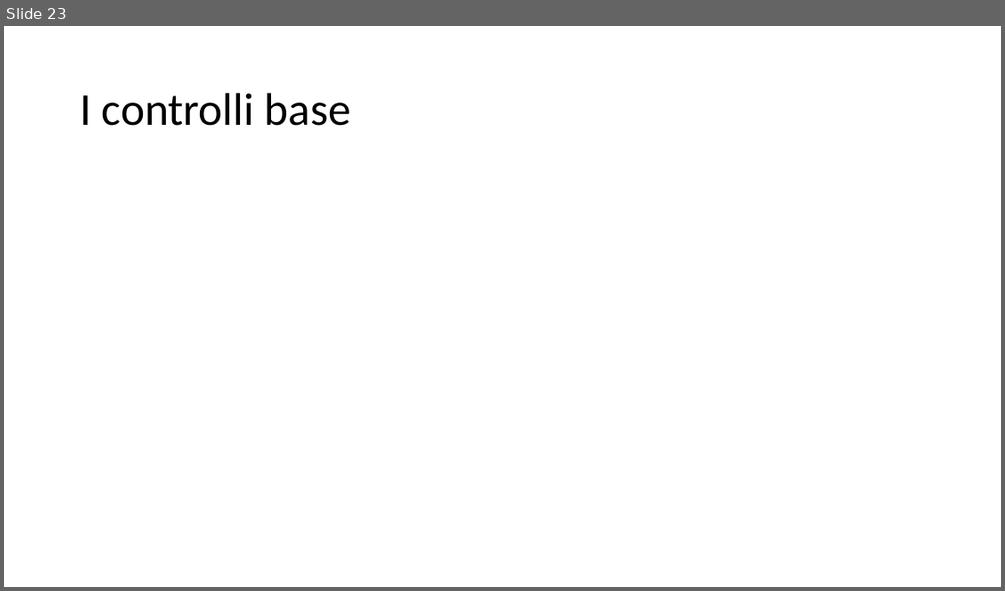
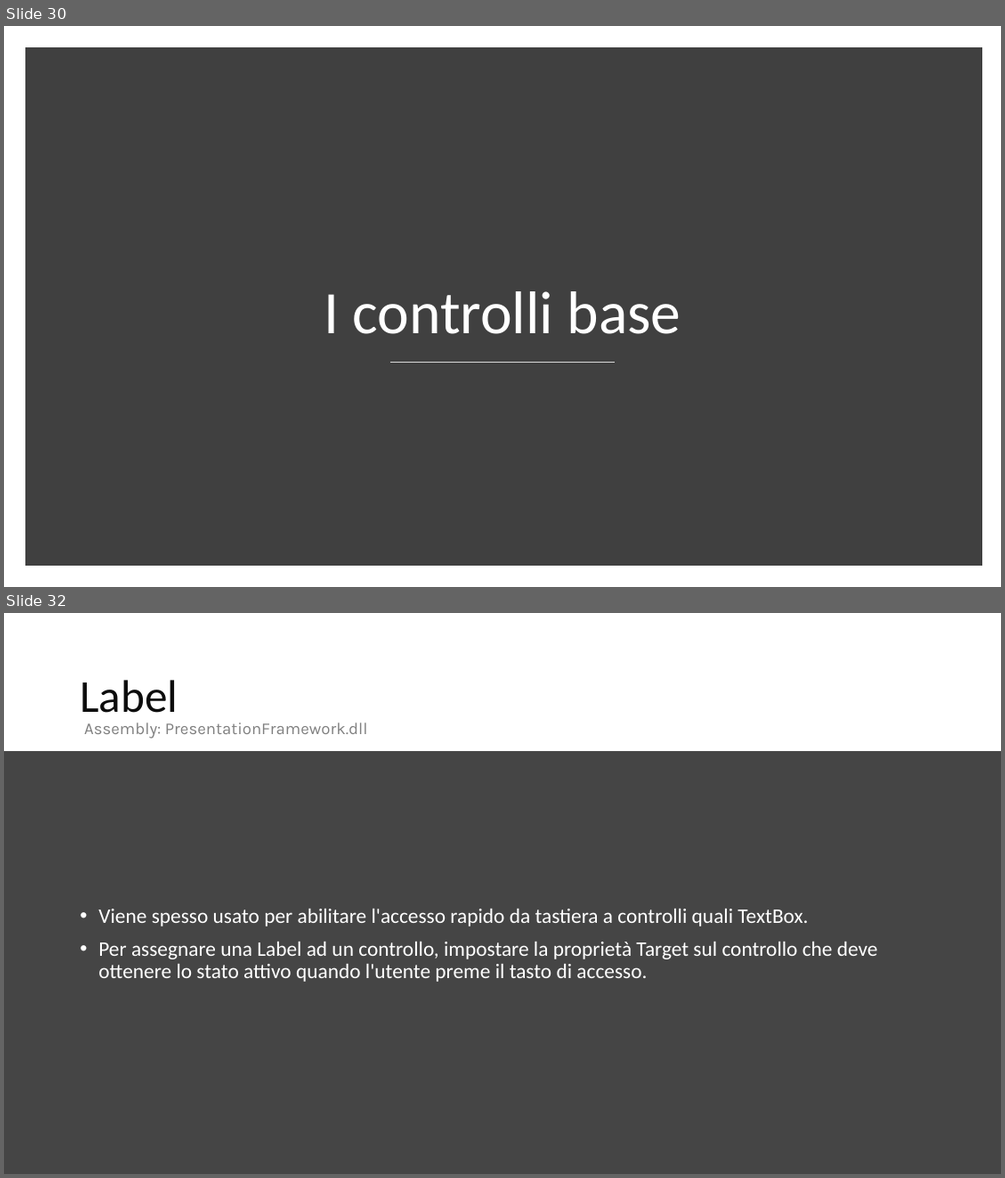
Before and after one commit to danieleromanazzi/wpf-tutorial, a slide deck: wpf-tutorial.pptx. Shown one above the other, each under a label of ours: slide 23 before the commit, slides 30 and 32 after it; the slides between them are not shown. The pictures are 1005x591 and 1005x1178 pixels, drawn with LibreOffice and Linux fonts; fonts in the diff are those of the drawing. Boxes give left, top, right and bottom in pixels: in the first picture for what was removed or moved away, otherwise in the second. Text is boxed around its words. In the diff, an @@ line names an element or a change of style, - is before the commit and + after.

```diff
--- a/wpf-tutorial.pptx
+++ b/wpf-tutorial.pptx
@@ slide 32 added at (4, 613, 1001, 1174), background #454545 @@
@@ rectangle added at (4, 613, 1001, 751), fill #FFFFFF @@
@@ title added at (80, 680, 178, 713), 44 pt, text #0D0D0D @@
+Label
@@ text added at (84, 722, 368, 738), 16 pt, text #808080 @@
+Assembly: PresentationFramework.dll
@@ rectangle added at (4, 751, 1001, 1174), fill #454545 @@
@@ text added at (98, 908, 878, 981), 20 pt, text #FFFFFF @@
+• Viene spesso usato per abilitare l'accesso rapido da tastiera a controlli quali TextBox.
+• Per assegnare una Label ad un controllo, impostare la proprietà Target sul controllo che deve ottenere lo stato attivo quando l'utente preme il tasto di accesso.
@@ what was slide 23 is now slide 30 @@
@@ slide 30 changed as well @@
@@ rectangle added at (30, 52, 977, 561), fill #404040, outline #404040 10 pt @@
@@ title "I controlli base": place and size @@
-title "I controlli base" at (80, 93, 351, 126)
+title "I controlli base" at (324, 291, 681, 334)
@@ title "I controlli base" at (324, 291, 681, 334): size 44 to 58 pt, text colour #000000 to #FFFFFF; alignment left to centre; vertical alignment middle to bottom @@
@@ line added from (390, 362) to (615, 362), #D9D9D9 1 pt @@
```
Also in this commit, not shown: 16 other slides changed, 56 other slides added, 4 slides removed, 3 other files.
